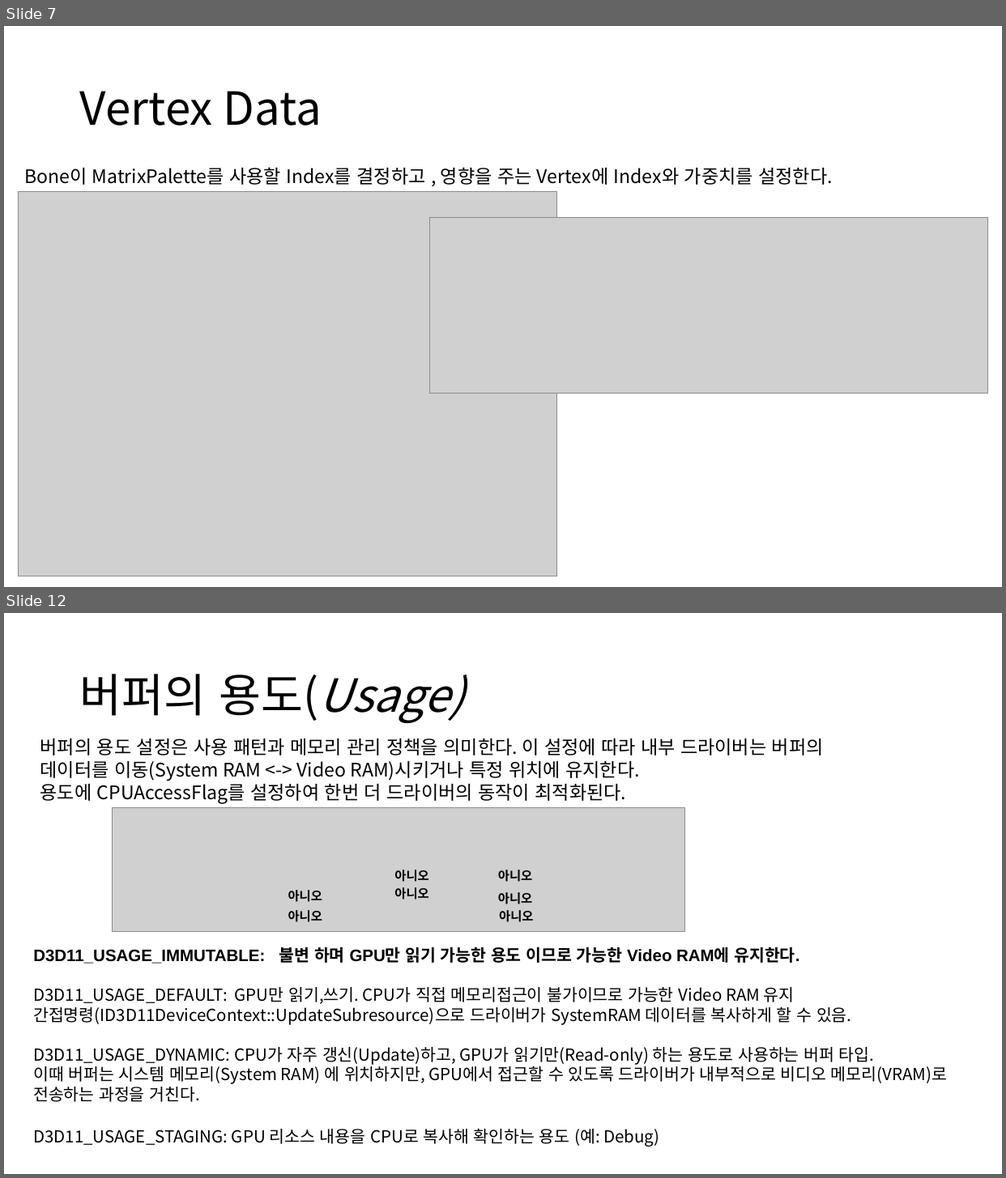
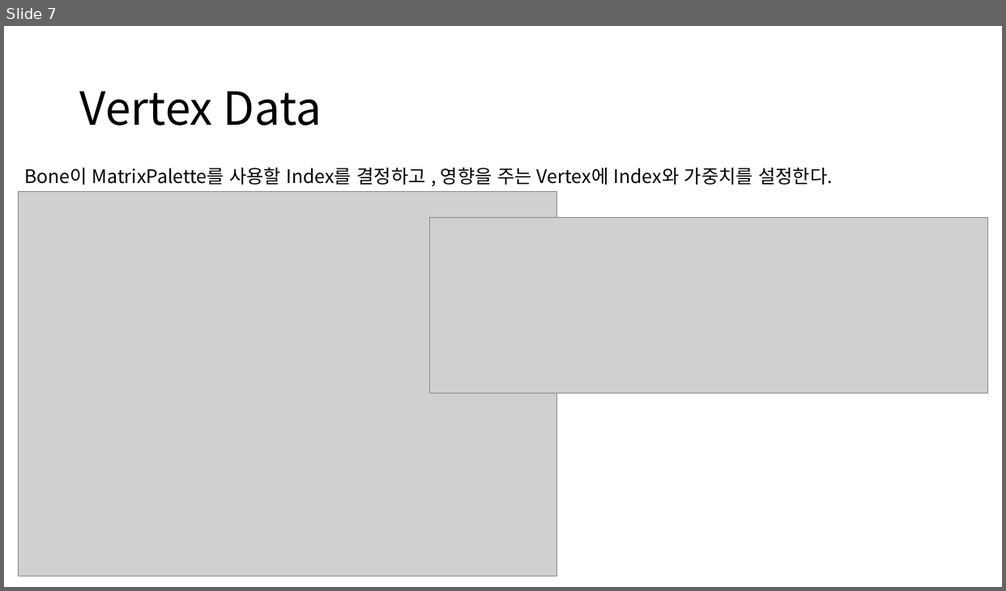
Before and after one commit to ldw9981/D3D11_Tutorial, a slide deck: Documents/11-SkinnedSkeletalMesh.pptx. Shown one above the other, each under a label of ours: slides 7 and 12 before the commit, slide 7 after it; the slides between them are not shown. The pictures are 1006x1178 and 1006x591 pixels, drawn with LibreOffice and Linux fonts; fonts in the diff are those of the drawing; grey boxes stand for pictures. Boxes give left, top, right and bottom in pixels: in the first picture for what was removed or moved away, otherwise in the second. Text is boxed around its words. In the diff, an @@ line names an element or a change of style, - is before the commit and + after.

```diff
--- a/Documents/11-SkinnedSkeletalMesh.pptx
+++ b/Documents/11-SkinnedSkeletalMesh.pptx
@@ slide 12 removed at (4, 613, 1002, 1174), background #FFFFFF @@
@@ title removed at (80, 674, 465, 723) @@
-버퍼의 용도(Usage)
@@ text removed at (40, 739, 824, 803) @@
-버퍼의 용도 설정은 사용 패턴과 메모리 관리 정책을 의미한다. 이 설정에 따라 내부 드라이버는 버퍼의 데이터를 이동(System RAM <-> Video RAM)시키거나 특정 위치에 유지한다.
-용도에 CPUAccessFlag를 설정하여 한번 더 드라이버의 동작이 최적화된다.
@@ group removed at (112, 807, 685, 932): 7 texts, 1 picture @@
-아니오
-아니오
-아니오
-아니오
-아니오
-아니오
-아니오
@@ text removed at (33, 947, 947, 1147) @@
-D3D11_USAGE_IMMUTABLE: 불변 하며 GPU만 읽기 가능한 용도 이므로 가능한 Video RAM에 유지한다.
-D3D11_USAGE_DEFAULT: GPU만 읽기,쓰기. CPU가 직접 메모리접근이 불가이므로 가능한 Video RAM 유지
-간접명령(ID3D11DeviceContext::UpdateSubresource)으로 드라이버가 SystemRAM 데이터를 복사하게 할 수 있음.
-D3D11_USAGE_DYNAMIC: CPU가 자주 갱신(Update)하고, GPU가 읽기만(Read-only) 하는 용도로 사용하는 버퍼 타입.
-이때 버퍼는 시스템 메모리(System RAM) 에 위치하지만, GPU에서 접근할 수 있도록 드라이버가 내부적으로 비디오 메모리(VRAM)로 전송하는 과정을 거친다.
-D3D11_USAGE_STAGING: GPU 리소스 내용을 CPU로 복사해 확인하는 용도 (예: Debug)
```
Also in this commit, not shown: 4 slides changed, 2 other slides removed.
